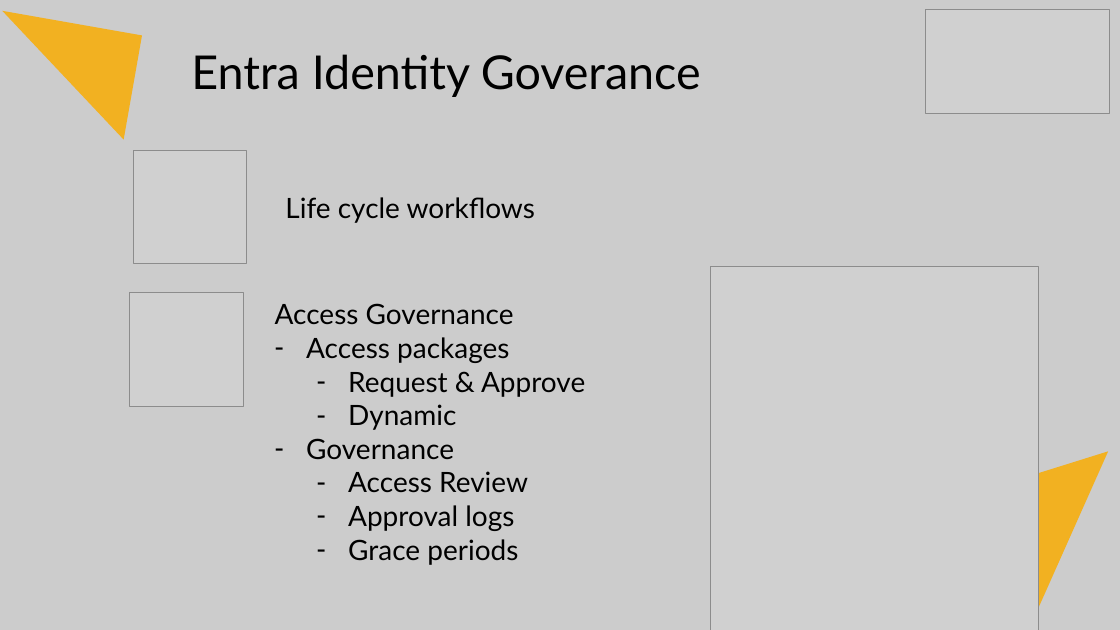
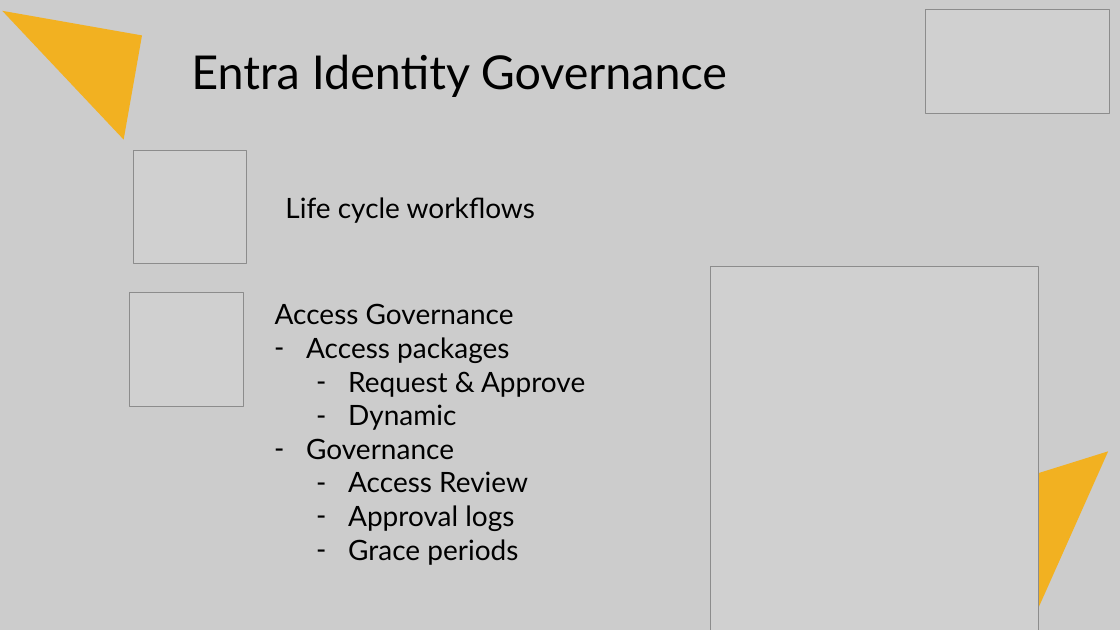
Before and after one commit to Fortigi/IdentityInsights, a slide deck: slide 16 of Presentation/Identity Insights.pptx (slide 13 before the commit). Drawn at 1120x630 pixels with LibreOffice and Linux fonts; fonts in the diff are those of the drawing; grey boxes stand for pictures. Boxes give left, top, right and bottom in pixels: in the first picture for what was removed or moved away, otherwise in the second. Text is boxed around its words. In the diff, an @@ line names an element or a change of style, - is before the commit and + after.

```diff
--- a/Presentation/Identity Insights.pptx
+++ b/Presentation/Identity Insights.pptx
@@ text at box(191, 54, 727, 97): text changed @@
-Entra Identity Goverance
+Entra Identity Governance
```
Also in this commit, not shown: 14 other slides changed, 16 slides added, 2 slides removed.
